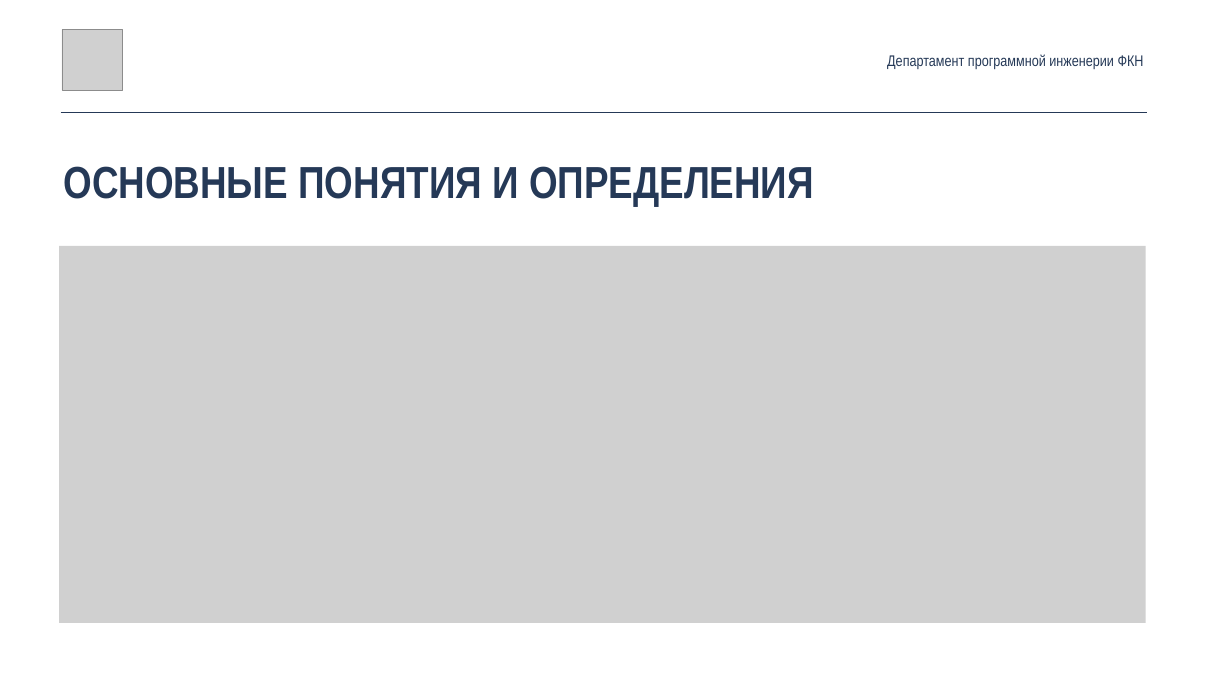
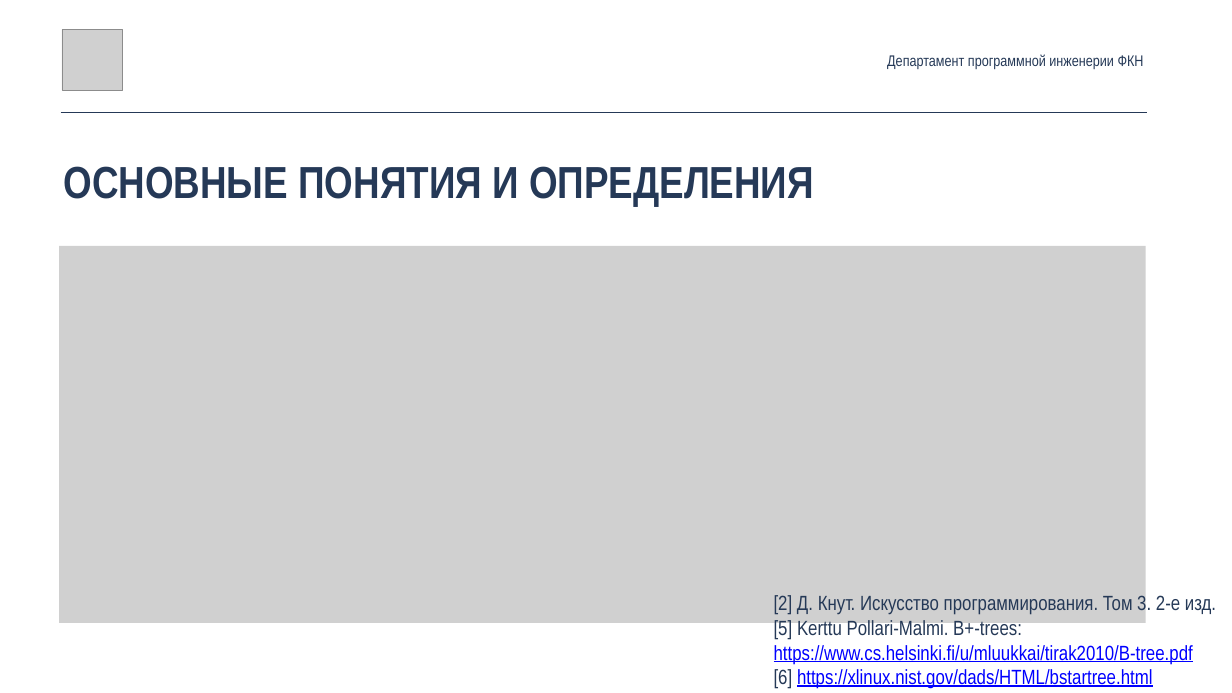
Before and after one commit to DunaevYaroslav/btrees, a slide deck: slide 4 of root/docs/slides/Ригин_Антон_БПИ153_КР_3_курс_презентация.pptx. Drawn at 1232x693 pixels with LibreOffice and Linux fonts; fonts in the diff are those of the drawing; grey boxes stand for pictures. Boxes give left, top, right and bottom in pixels: in the first picture for what was removed or moved away, otherwise in the second. Text is boxed around its words. In the diff, an @@ line names an element or a change of style, - is before the commit and + after.

```diff
--- a/root/docs/slides/Ригин_Антон_БПИ153_КР_3_курс_презентация.pptx
+++ b/root/docs/slides/Ригин_Антон_БПИ153_КР_3_курс_презентация.pptx
@@ text added at <box>774,594,1216,689</box>, 32 pt, text #0000FF, underline @@
+[2] Д. Кнут. Искусство программирования. Том 3. 2-е изд.
+[5] Kerttu Pollari-Malmi. B+-trees: https://www.cs.helsinki.fi/u/mluukkai/tirak2010/B-tree.pdf
+[6] https://xlinux.nist.gov/dads/HTML/bstartree.html
```
Also in this commit, not shown: 5 other slides changed, 3 other files.
